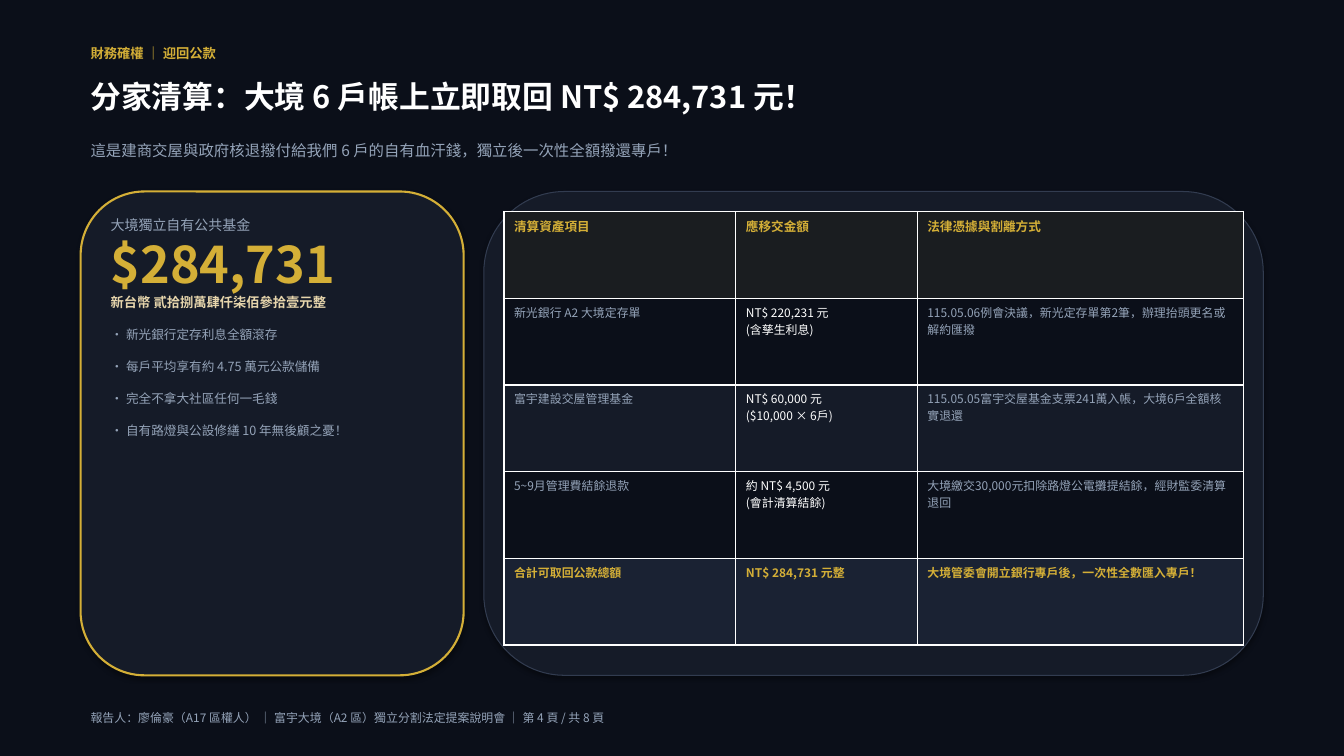
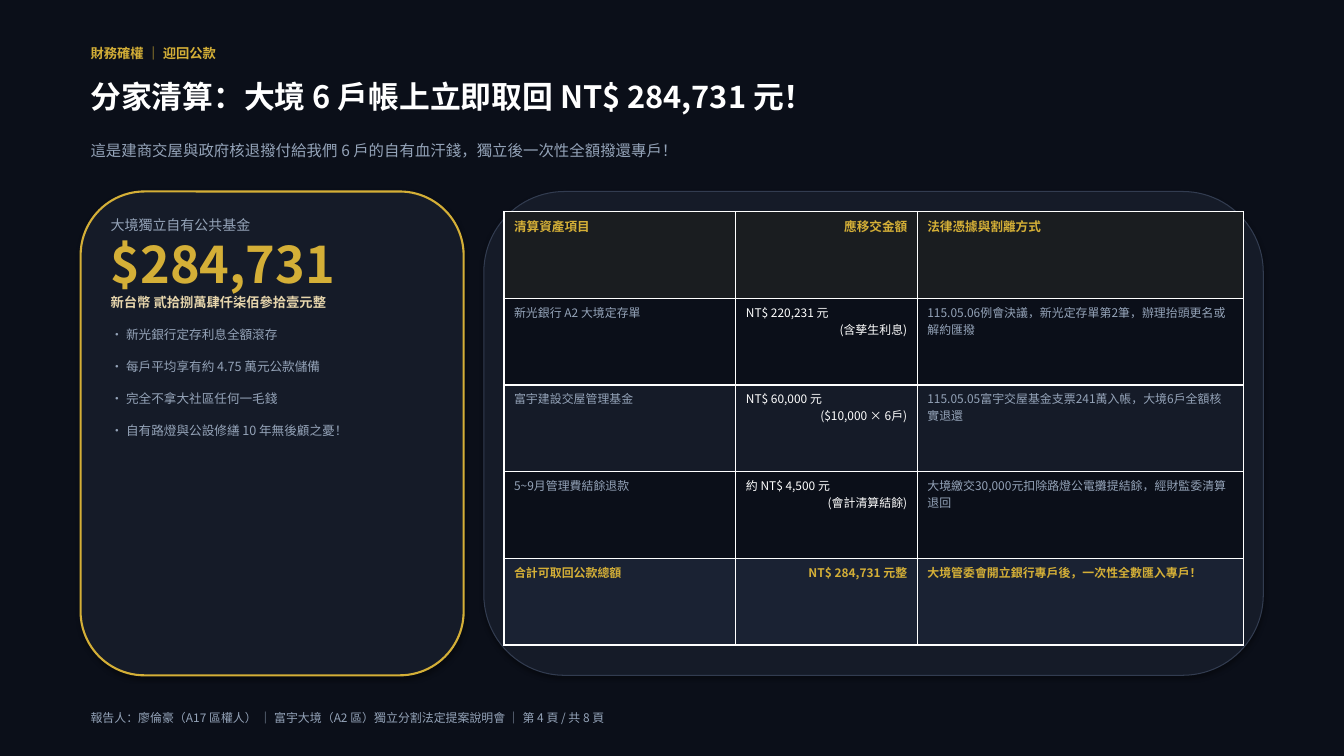
Before and after one commit to HowardLiao/fuyu, a slide deck: slide 4 of 富宇大境6戶法定獨立分割與公款迎回提案說明會.pptx. Drawn at 1344x756 pixels with LibreOffice and Linux fonts; fonts in the diff are those of the drawing. Boxes give left, top, right and bottom in pixels: in the first picture for what was removed or moved away, otherwise in the second. Text is boxed around its words. In the diff, an @@ line names an element or a change of style, - is before the commit and + after.

Commit message:
format(align): sync all word and pdf assets with right-aligned accounting figures

```diff
--- a/富宇大境6戶法定獨立分割與公款迎回提案說明會.pptx
+++ b/富宇大境6戶法定獨立分割與公款迎回提案說明會.pptx
@@ table at [504, 212, 1243, 645] @@
@@ alignment left to right @@
```
Also in this commit, not shown: 1 other slide changed, 6 other files.
